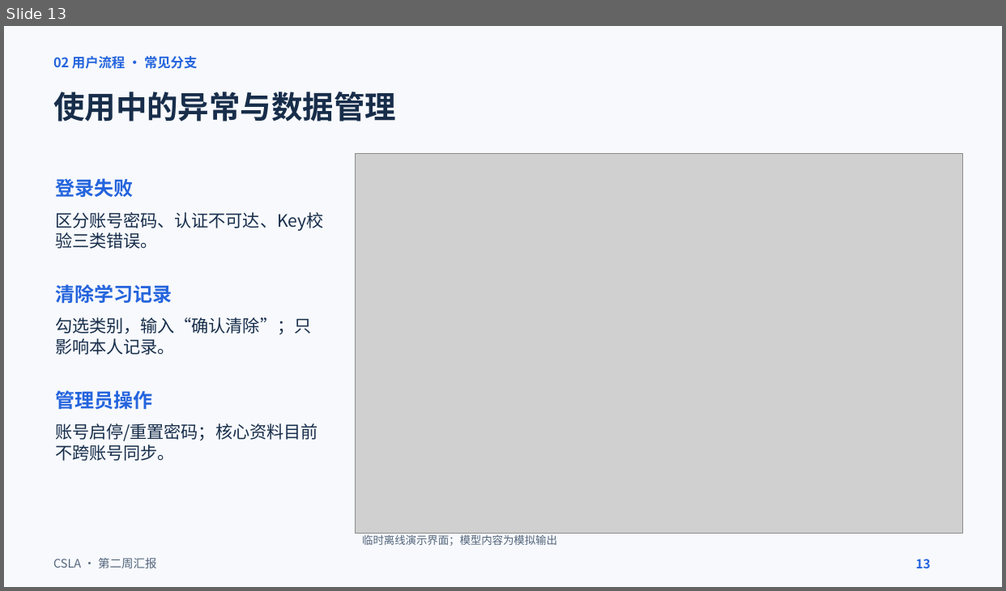
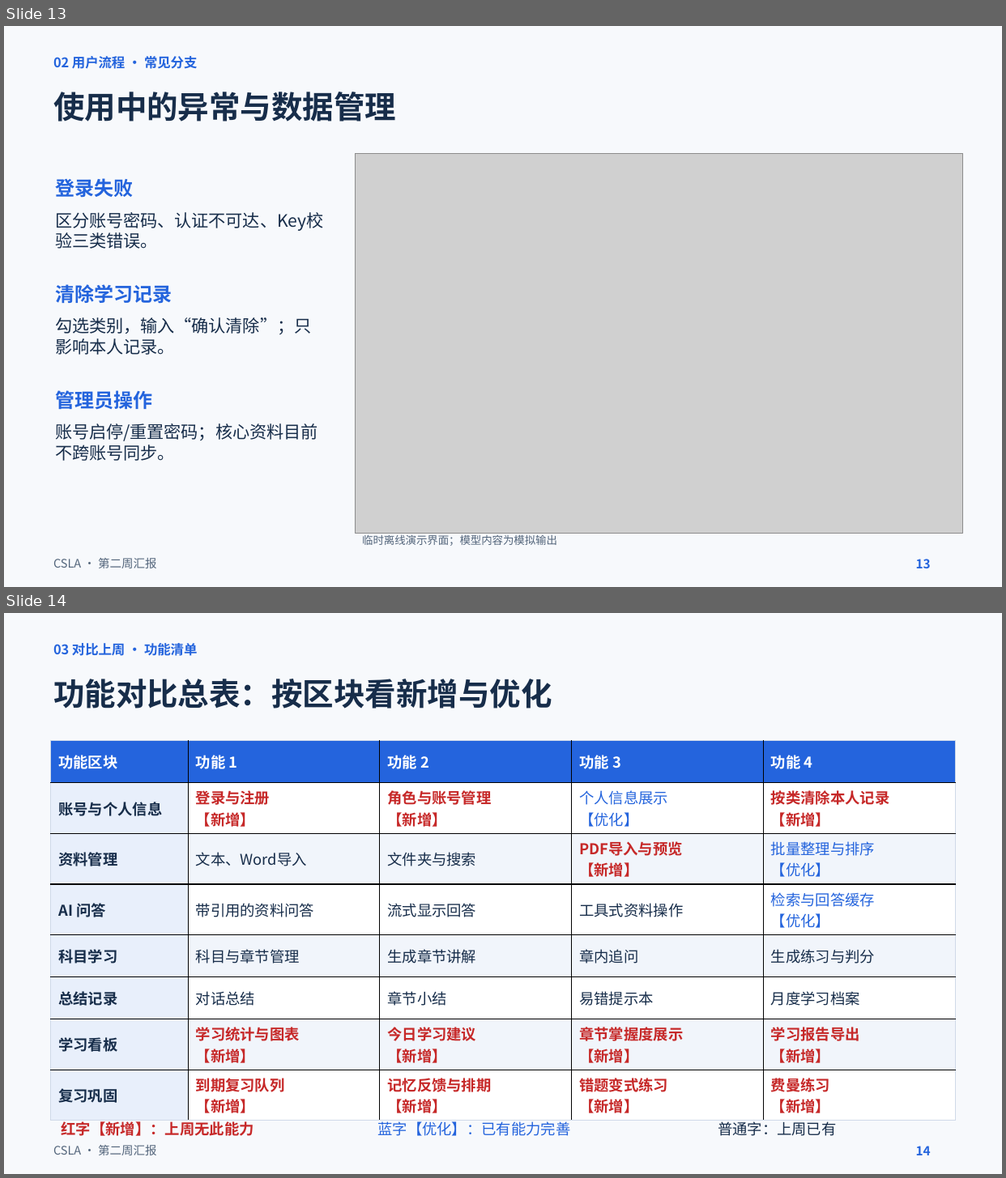
Before and after one commit to KnightofAltria/AIassistant, a slide deck: 文档/汇报内容/第二周汇报/第二周汇报.pptx. Shown one above the other, each under a label of ours: slide 13 before the commit, slides 13 and 14 after it. The pictures are 1006x591 and 1006x1178 pixels, drawn with LibreOffice and Linux fonts; fonts in the diff are those of the drawing; grey boxes stand for pictures. Boxes give left, top, right and bottom in pixels: in the first picture for what was removed or moved away, otherwise in the second. Text is boxed around its words. In the diff, an @@ line names an element or a change of style, - is before the commit and + after.

Commit message:
docs: 增加分区功能对比表并标红新增能力

```diff
--- a/文档/汇报内容/第二周汇报/第二周汇报.pptx
+++ b/文档/汇报内容/第二周汇报/第二周汇报.pptx
@@ slide 14 added at box(4, 613, 1002, 1174), background #F7F9FC @@
@@ text added at box(53, 643, 197, 656), 12.8 pt, text #2464DD, bold @@
+03 对比上周 · 功能清单
@@ text added at box(53, 679, 552, 709), 30 pt, text #172D4A, bold @@
+功能对比总表：按区块看新增与优化
@@ table added at box(50, 741, 954, 1117), 8 rows, 5 columns @@
+功能区块 | 功能 1 | 功能 2 | 功能 3 | 功能 4
+账号与个人信息 | 登录与注册 / 【新增】 | 角色与账号管理 / 【新增】 | 个人信息展示 / 【优化】 | 按类清除本人记录 / 【新增】
+资料管理 | 文本、Word导入 | 文件夹与搜索 | PDF导入与预览 / 【新增】 | 批量整理与排序 / 【优化】
+AI 问答 | 带引用的资料问答 | 流式显示回答 | 工具式资料操作 | 检索与回答缓存 / 【优化】
+科目学习 | 科目与章节管理 | 生成章节讲解 | 章内追问 | 生成练习与判分
+总结记录 | 对话总结 | 章节小结 | 易错提示本 | 月度学习档案
+学习看板 | 学习统计与图表 / 【新增】 | 今日学习建议 / 【新增】 | 章节掌握度展示 / 【新增】 | 学习报告导出 / 【新增】
+复习巩固 | 到期复习队列 / 【新增】 | 记忆反馈与排期 / 【新增】 | 错题变式练习 / 【新增】 | 费曼练习 / 【新增】
@@ text added at box(62, 1119, 254, 1136), 14.2 pt, text #C62828, bold @@
+红字【新增】：上周无此能力
@@ text added at box(377, 1119, 570, 1136), 14.2 pt, text #2464DD @@
+蓝字【优化】：已有能力完善
@@ text added at box(718, 1119, 836, 1136), 14.2 pt, text #172D4A @@
+普通字：上周已有
@@ text added at box(53, 1145, 156, 1156), 11.2 pt, text #53657B @@
+CSLA · 第二周汇报
@@ text added at box(916, 1146, 931, 1156), 12 pt, text #2464DD, bold @@
+14
```
Also in this commit, not shown: 7 slides changed.
